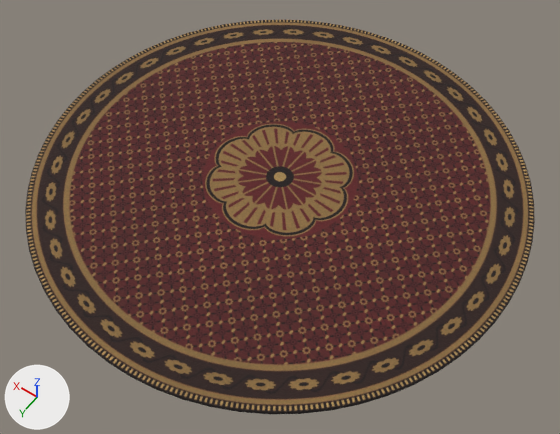
Before and after pictures for a commit that changed the Blender file Packages/com.loopland.game/Art/Rug/Tools~/Rug_Round.blend.
The view is the same before and after, from a 50 mm camera at (-2.89, 4.05, 5.76) aimed at (-0.17, 0.24, -0.21). Arrows for +X, +Y and +Z are at lower left; the lights stay in place. The picture after the commit comes second.

Names of what the first picture shows: 'Rug_Round'.
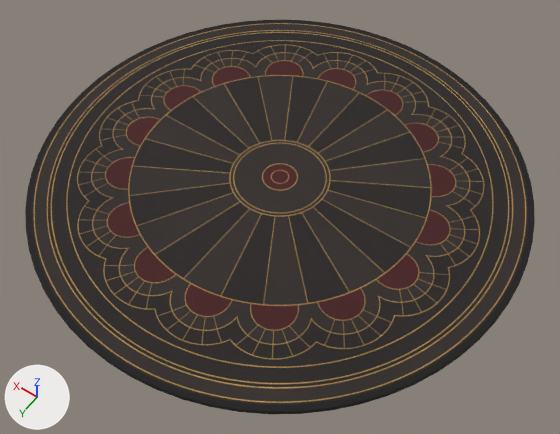
Pixel boxes (x1, y1, x2, y2) of what changed, in the pictures (560 x 434 px):
'Rug_Round', recoloured
    both: (25, 20, 535, 414)

The change, as a diff of the scene's bpy script:
```diff
--- a/Packages/com.loopland.game/Art/Rug/Tools~/Rug_Round.blend.py
+++ b/Packages/com.loopland.game/Art/Rug/Tools~/Rug_Round.blend.py
@@ img_rug_deco_normal_png @@
+img_rug_deco_normal_png = load_image('Rug_Deco_Normal.png', '../Textures/Rug_Deco_Normal.png', 2048, 2048, 'Non-Color')
@@ img_rug_deco_albedo_png @@
+img_rug_deco_albedo_png = load_image('Rug_Deco_Albedo.png', '../Textures/Rug_Deco_Albedo.png', 2048, 2048, 'sRGB')
@@ mat_rug_deco @@
+mat_rug_deco = bpy.data.materials.new('Rug_Deco')
+# uses the picture img_rug_deco_albedo_png
+# uses the picture img_rug_deco_normal_png
@@ me_rug_round @@
 me_rug_round.from_pydata(...)  # 384 vertices, 321 faces; spans x -2.43..2.43, y -2.43..2.43, z 0.0..0.04
-me_rug_round.materials.append(mat_rug_burgundy)
+me_rug_round.materials.append(mat_rug_deco)
```
